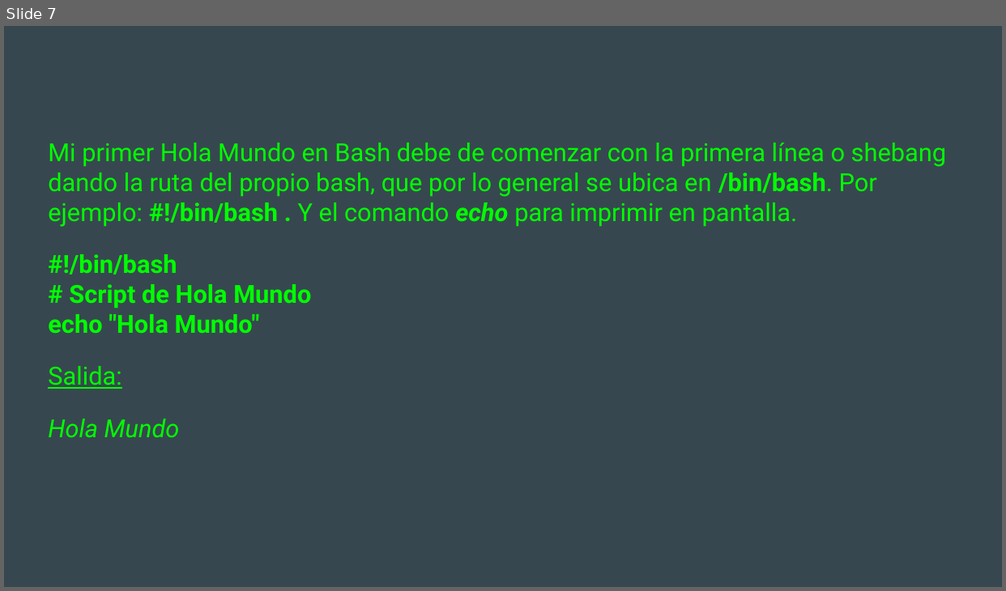
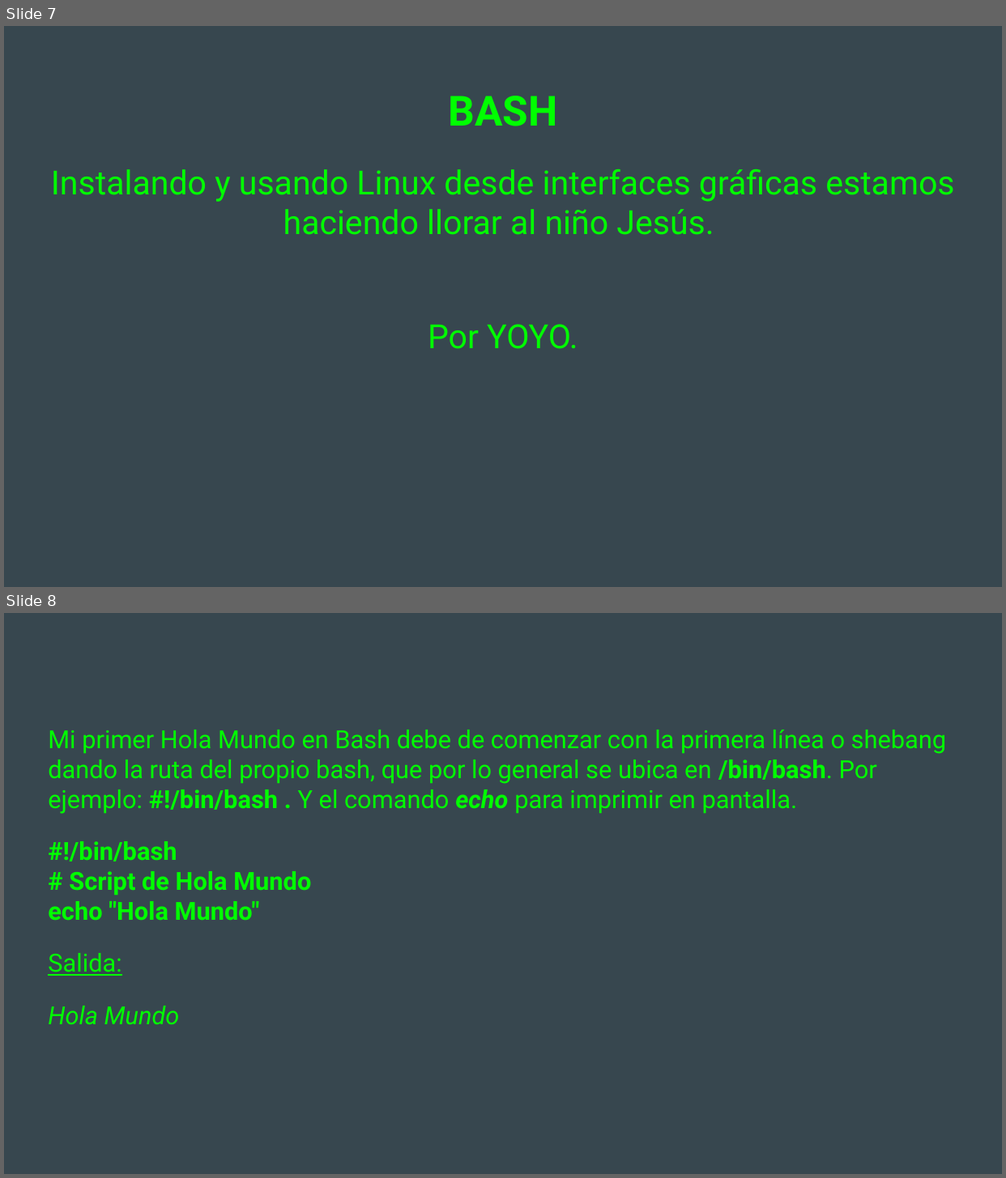
Before and after one commit to Makova/Intro_Bash, a slide deck: TRANSPARENCIAS/Introducción a BASH Linux.odp. Shown one above the other, each under a label of ours: slide 7 before the commit, slides 7 and 8 after it. The pictures are 1006x591 and 1006x1178 pixels, drawn with LibreOffice and Linux fonts; fonts in the diff are those of the drawing. Boxes give left, top, right and bottom in pixels: in the first picture for what was removed or moved away, otherwise in the second. Text is boxed around its words. In the diff, an @@ line names an element or a change of style, - is before the commit and + after.

```diff
--- a/TRANSPARENCIAS/Introducción a BASH Linux.odp
+++ b/TRANSPARENCIAS/Introducción a BASH Linux.odp
@@ slide 7 added at (4,26,1002,587), background #37474F @@
@@ title added at (448,96,557,126), 30 pt, text #00FF00, bold @@
+BASH
@@ text added at (51,169,954,349), 24 pt, text #00FF00 @@
+Instalando y usando Linux desde interfaces gráficas estamos haciendo llorar al niño Jesús.
+Por YOYO.
@@ what was slide 7 is now slide 8 @@
```
Also in this commit, not shown: 1 slide changed, 1 other file.
